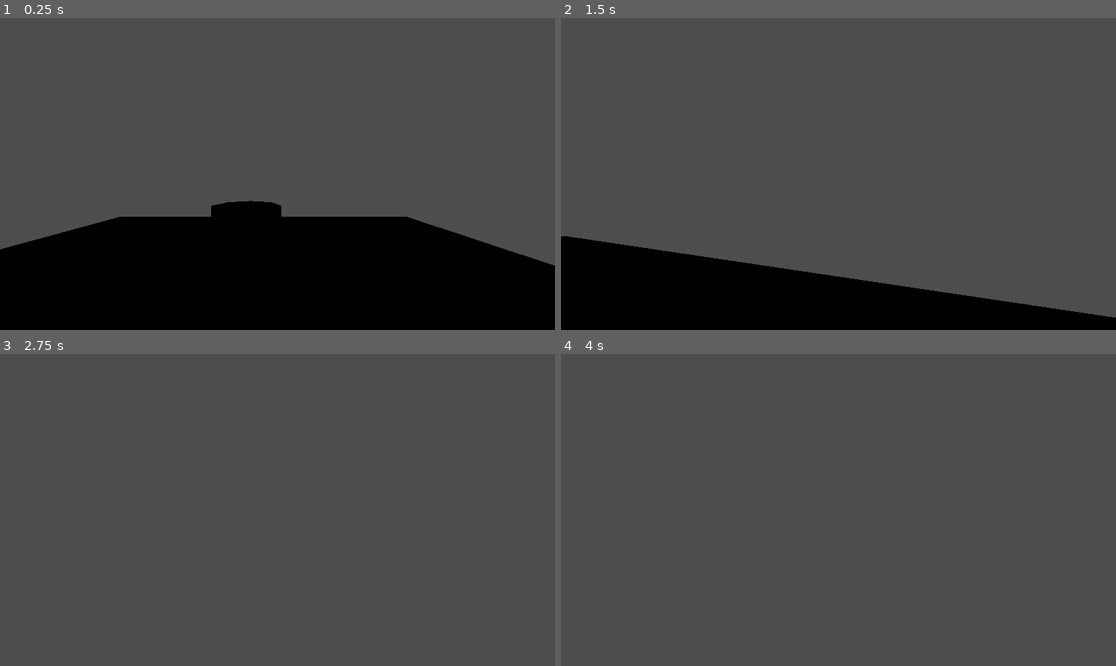
Above: before the commit, frames 1-4 (two rows, left to right).
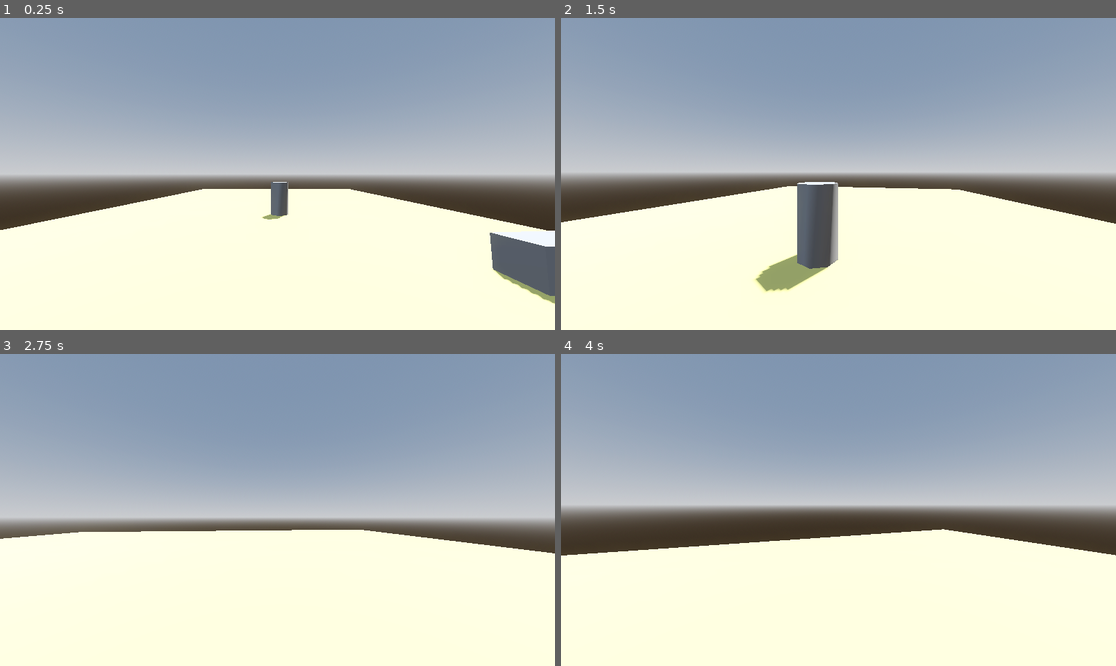
Above: after the commit, the same moments.

Repository: BlobberLikesDucks/RepositoryA
Game: Godot game, scene res://main.tscn
Two runs of this game, one before a commit and one after it. Both use one fixed random seed, a clock stepped at 60 frames per second and the inputs below. This scene is started directly instead of the project's main scene.
Inputs (mouse positions are in pixels of both pictures, inside the frame that each line leads up to):
- Up to frame 1 (0.25 s): no input
- Up to frame 2 (1.5 s): move the mouse to (866, 174) at 0.52 s; hold Shift (Sprint) 0.53-1.28 s; hold W (Forward) from 0.53 s (still down); tap Space (Jump) at 0.77 s; move the mouse to (810, 174) at 1.27 s; tap Shift (Sprint) at 1.35 s
- Up to frame 3 (2.75 s): keep holding W (Forward); tap Space (Jump) at 1.52 s; move the mouse to (288, 503) at 2.02 s; hold Shift (Sprint) from 2.03 s (still down)
- Up to frame 4 (4 s): keep holding W (Forward); move the mouse to (832, 516) at 2.77 s; release Shift (Sprint) at 2.78 s; tap Shift (Sprint) at 2.85 s; tap Space (Jump) at 3.02, 3.77 s; move the mouse to (877, 513) at 3.52 s; hold Shift (Sprint) from 3.53 s (still down)

The runs differ from the first frame. In frame 1, 97% of the frame differs, in the area x 0-100%, y 0-100%; in frame 2, 96%; in frame 3, 98%; in frame 4, 98%.

Commit message:
i made map bigger due to some problems in editing and space issues and lack of space so jawad you can enjoy editing
dont forget this message

Diff:
--- a/main.tscn
+++ b/main.tscn
@@ -1,15 +1,36 @@
-[gd_scene load_steps=3 format=3 uid="uid://bot53puihdgyp"]
+[gd_scene load_steps=6 format=3 uid="uid://bot53puihdgyp"]
 
 [ext_resource type="PackedScene" uid="uid://c5dpk076d1drr" path="res://player.tscn" id="1_ig7tw"]
+
+[sub_resource type="ProceduralSkyMaterial" id="ProceduralSkyMaterial_ig7tw"]
+sky_horizon_color = Color(0.66224277, 0.6717428, 0.6867428, 1)
+ground_horizon_color = Color(0.66224277, 0.6717428, 0.6867428, 1)
+
+[sub_resource type="Sky" id="Sky_0xm2m"]
+sky_material = SubResource("ProceduralSkyMaterial_ig7tw")
+
+[sub_resource type="Environment" id="Environment_h2yge"]
+background_mode = 2
+sky = SubResource("Sky_0xm2m")
+tonemap_mode = 2
+glow_enabled = true
 
 [sub_resource type="StandardMaterial3D" id="StandardMaterial3D_7dm0k"]
 albedo_color = Color(0.85480887, 0.8162933, 0.44977164, 1)
 
 [node name="Main" type="Node3D"]
 
+[node name="WorldEnvironment" type="WorldEnvironment" parent="."]
+environment = SubResource("Environment_h2yge")
+
+[node name="DirectionalLight3D" type="DirectionalLight3D" parent="."]
+transform = Transform3D(-0.8660254, -0.43301278, 0.25, 0, 0.49999997, 0.86602545, -0.50000006, 0.75, -0.43301266, 0, 0, 0)
+shadow_enabled = true
+
 [node name="CSGBox3D" type="CSGBox3D" parent="."]
+transform = Transform3D(1, 0, 0, 0, 1, 0, 0, 0, 1, 0.56230164, 0, -8.115646)
 use_collision = true
-size = Vector3(15, 0.5, 15)
+size = Vector3(21.697784, 0.5, 36.986053)
 material = SubResource("StandardMaterial3D_7dm0k")
 
 [node name="CSGCylinder3D" type="CSGCylinder3D" parent="CSGBox3D"]
--- a/project.godot
+++ b/project.godot
@@ -11,7 +11,7 @@
 [application]
 
 config/name="Chicken Alfredo"
-run/main_scene="uid://c8sdymrxkjvex"
+run/main_scene="uid://bot53puihdgyp"
 config/features=PackedStringArray("4.5", "Forward Plus")
 config/icon="res://icon.svg"
 
